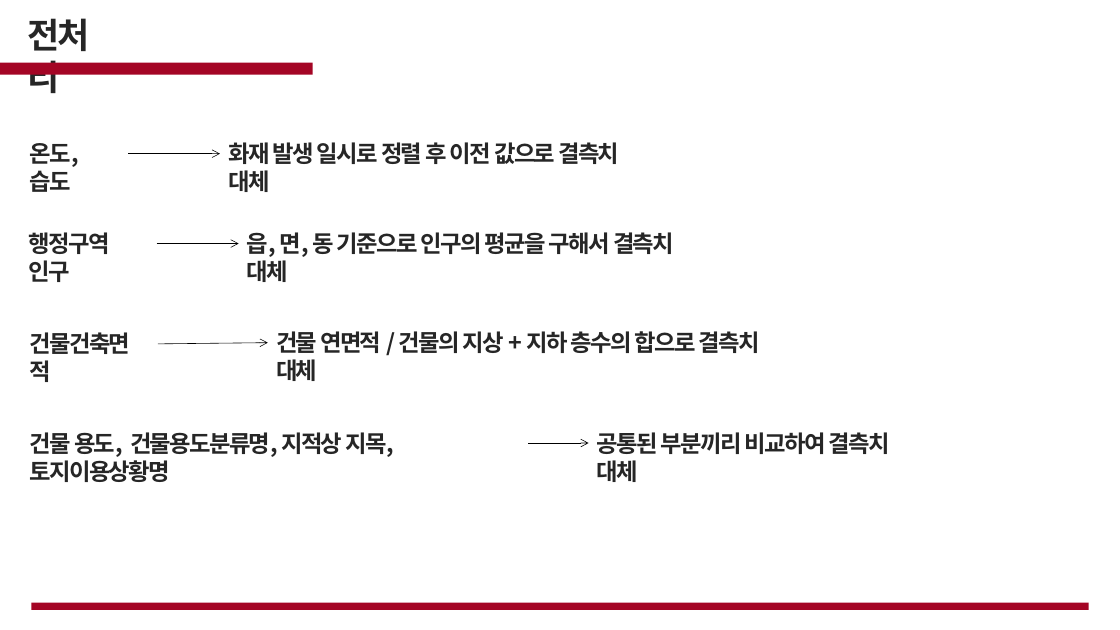
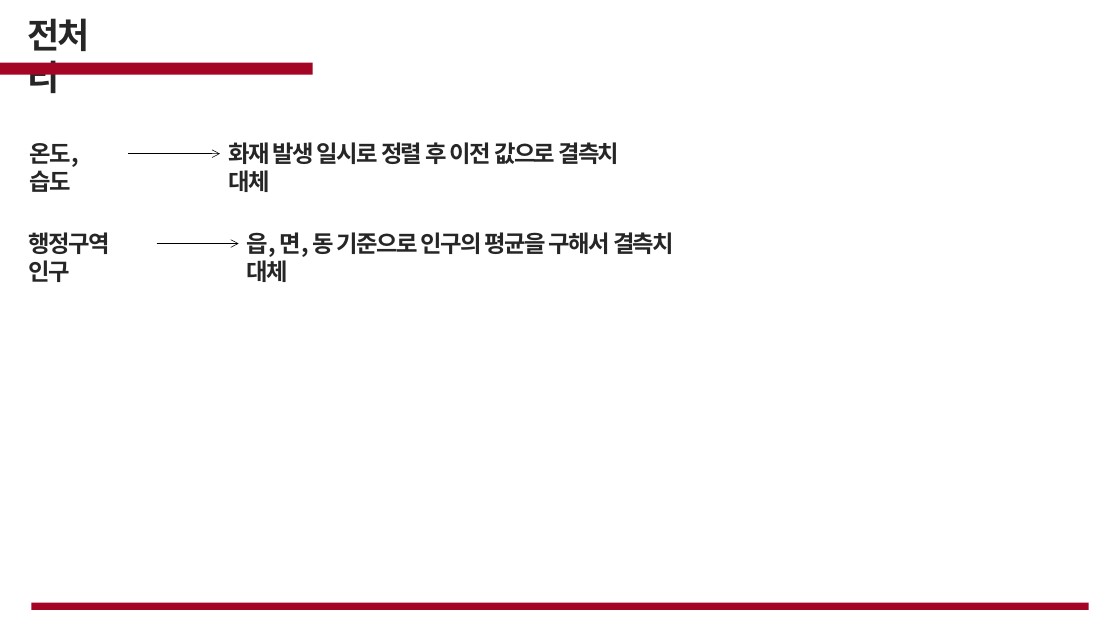
Before and after one commit to cjsgk106/fire-prediction-analysis, a slide deck: slide 17 of work/화재.pptx (slide 11 before the commit). Drawn at 1120x630 pixels with LibreOffice and Linux fonts; fonts in the diff are those of the drawing; background and template pictures are left out. Boxes give left, top, right and bottom in pixels: in the first picture for what was removed or moved away, otherwise in the second. Text is boxed around its words. In the diff, an @@ line names an element or a change of style, - is before the commit and + after.

Commit message:
ppt

```diff
--- a/work/화재.pptx
+++ b/work/화재.pptx
@@ text removed at box(30, 332, 131, 382) @@
-건물건축면적
@@ arrow removed from (158, 344) to (268, 343) @@
@@ text removed at box(276, 331, 760, 353) @@
-건물 연면적 / 건물의 지상 + 지하 층수의 합으로 결측치 대체
@@ text removed at box(30, 432, 394, 482) @@
-건물 용도, 건물용도분류명, 지적상 지목, 토지이용상황명
@@ arrow removed from (528, 443) to (589, 443) @@
@@ text removed at box(597, 432, 890, 482) @@
-공통된 부분끼리 비교하여 결측치 대체
```
Also in this commit, not shown: 6 other slides changed, 8 slides added, 10 slides removed, 1 other file.
